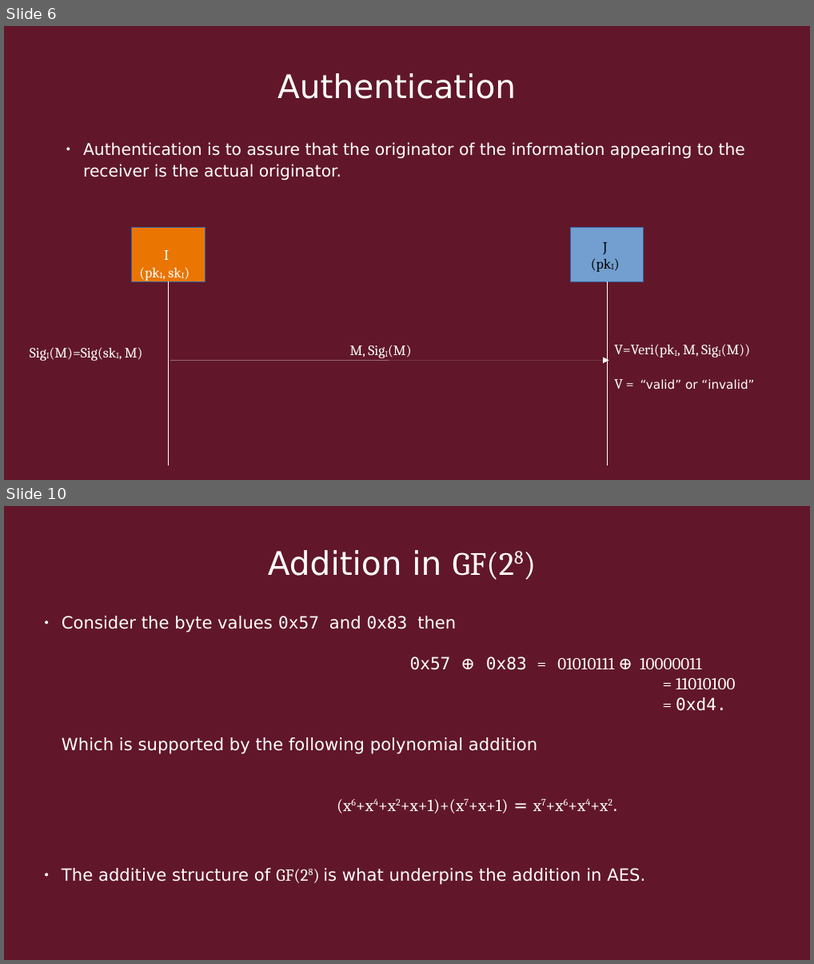
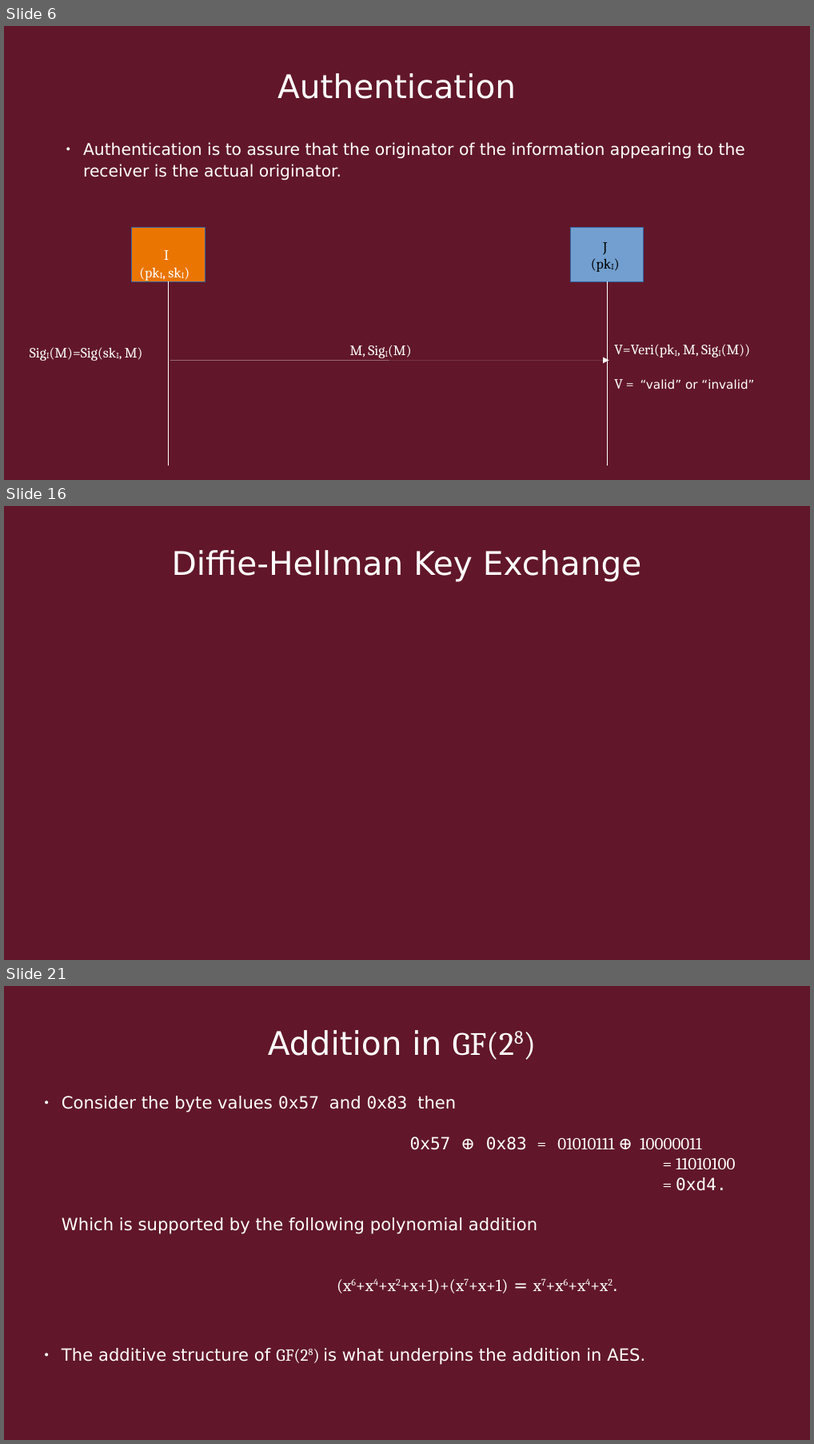
Before and after one commit to Quin-Darcy/seccom, a slide deck: presentation/cryptography_and_network_protocols.odp. Shown one above the other, each under a label of ours: slides 6 and 10 before the commit, slides 6, 16 and 21 after it; the slides between them are not shown. The pictures are 814x964 and 814x1444 pixels, drawn with LibreOffice and Linux fonts; fonts in the diff are those of the drawing. Boxes give left, top, right and bottom in pixels: in the first picture for what was removed or moved away, otherwise in the second. Text is boxed around its words. In the diff, an @@ line names an element or a change of style, - is before the commit and + after.

```diff
--- a/presentation/cryptography_and_network_protocols.odp
+++ b/presentation/cryptography_and_network_protocols.odp
@@ slide 16 added at (x1=4, y1=506, x2=810, y2=960), background #611729 @@
@@ title added at (x1=172, y1=550, x2=642, y2=581), 32 pt, text #FFFFFF @@
+Diffie-Hellman Key Exchange
@@ what was slide 10 is now slide 21 @@
```
Also in this commit, not shown: 3 slides changed, 11 other slides added, 1 slide removed, 4 other files.
